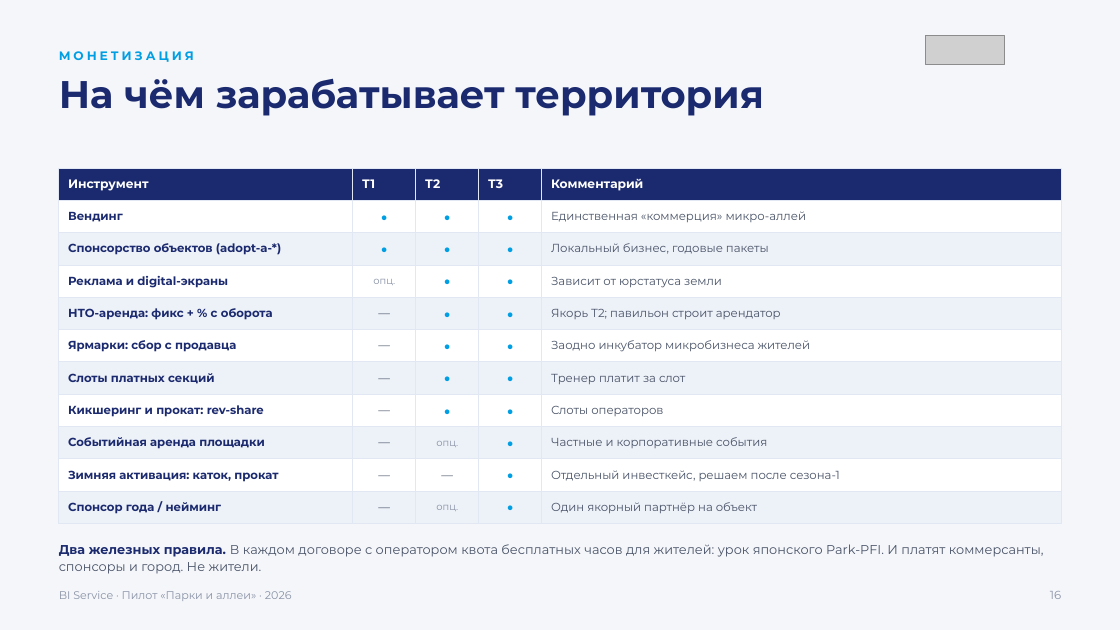
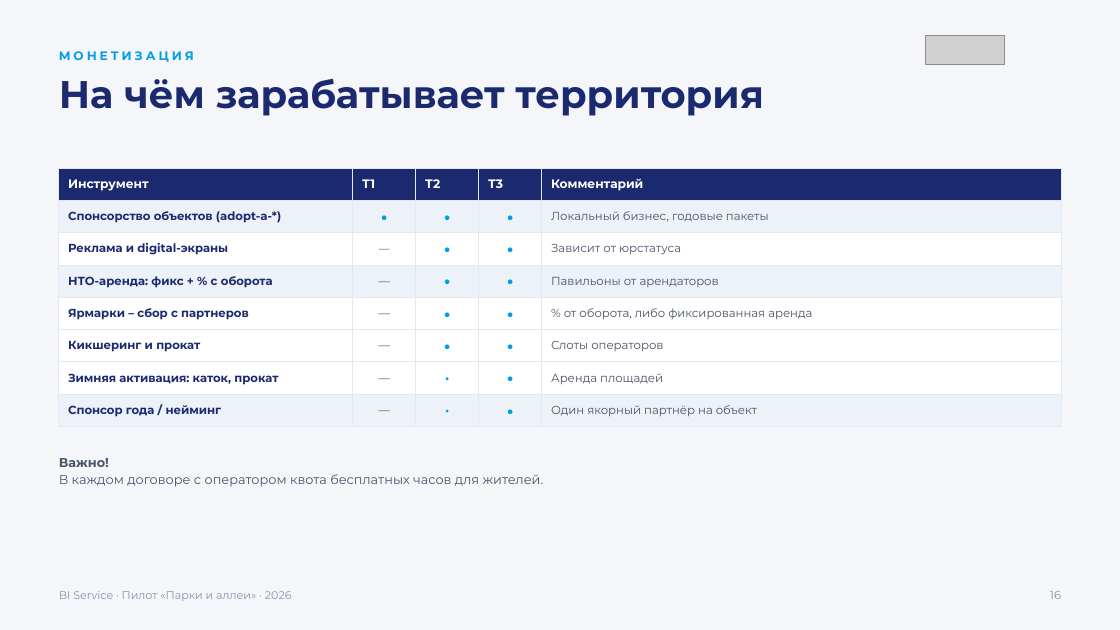
Before and after one commit to jprashkevich/bi-korshiler, a slide deck: slide 7 of docs/research/BIG-Life-park-pilot.pptx (slide 17 before the commit). Drawn at 1120x630 pixels with LibreOffice and Linux fonts; fonts in the diff are those of the drawing; grey boxes stand for pictures. Boxes give left, top, right and bottom in pixels: in the first picture for what was removed or moved away, otherwise in the second. Text is boxed around its words. In the diff, an @@ line names an element or a change of style, - is before the commit and + after.

```diff
--- a/docs/research/BIG-Life-park-pilot.pptx
+++ b/docs/research/BIG-Life-park-pilot.pptx
@@ table at (x1=59, y1=168, x2=1061, y2=427) @@
-row 2: Вендинг | • | • | • | Единственная «коммерция» микро-аллей
-row 4: Реклама и digital-экраны | опц. | • | • | Зависит от юрстатуса земли
-row 5: НТО-аренда: фикс + % с оборота | — | • | • | Якорь Т2; павильон строит арендатор
-row 6: Ярмарки: сбор с продавца | — | • | • | Заодно инкубатор микробизнеса жителей
-row 7: Слоты платных секций | — | • | • | Тренер платит за слот
-row 8: Кикшеринг и прокат: rev-share | — | • | • | Слоты операторов
-row 9: Событийная аренда площадки | — | опц. | • | Частные и корпоративные события
-row 10: Зимняя активация: каток, прокат | — | — | • | Отдельный инвесткейс, решаем после сезона-1
-row 11: Спонсор года / нейминг | — | опц. | • | Один якорный партнёр на объект
+row 3: Реклама и digital-экраны | — | • | • | Зависит от юрстатуса
+row 4: НТО-аренда: фикс + % с оборота | — | • | • | Павильоны от арендаторов
+row 5: Ярмарки – сбор с партнеров | — | • | • | % от оборота, либо фиксированная аренда
+row 6: Кикшеринг и прокат | — | • | • | Слоты операторов
+row 7: Зимняя активация: каток, прокат | — | • | • | Аренда площадей
+row 8: Спонсор года / нейминг | — | • | • | Один якорный партнёр на объект
@@ text at (x1=59, y1=458, x2=544, y2=487): text changed @@
-Два железных правила. В каждом договоре с оператором квота бесплатных часов для жителей: урок японского Park-PFI. И платят коммерсанты, спонсоры и город. Не жители.
+Важно!
+В каждом договоре с оператором квота бесплатных часов для жителей.
```
Also in this commit, not shown: 17 other slides changed, 2 slides added, 15 slides removed, 1 other file.
